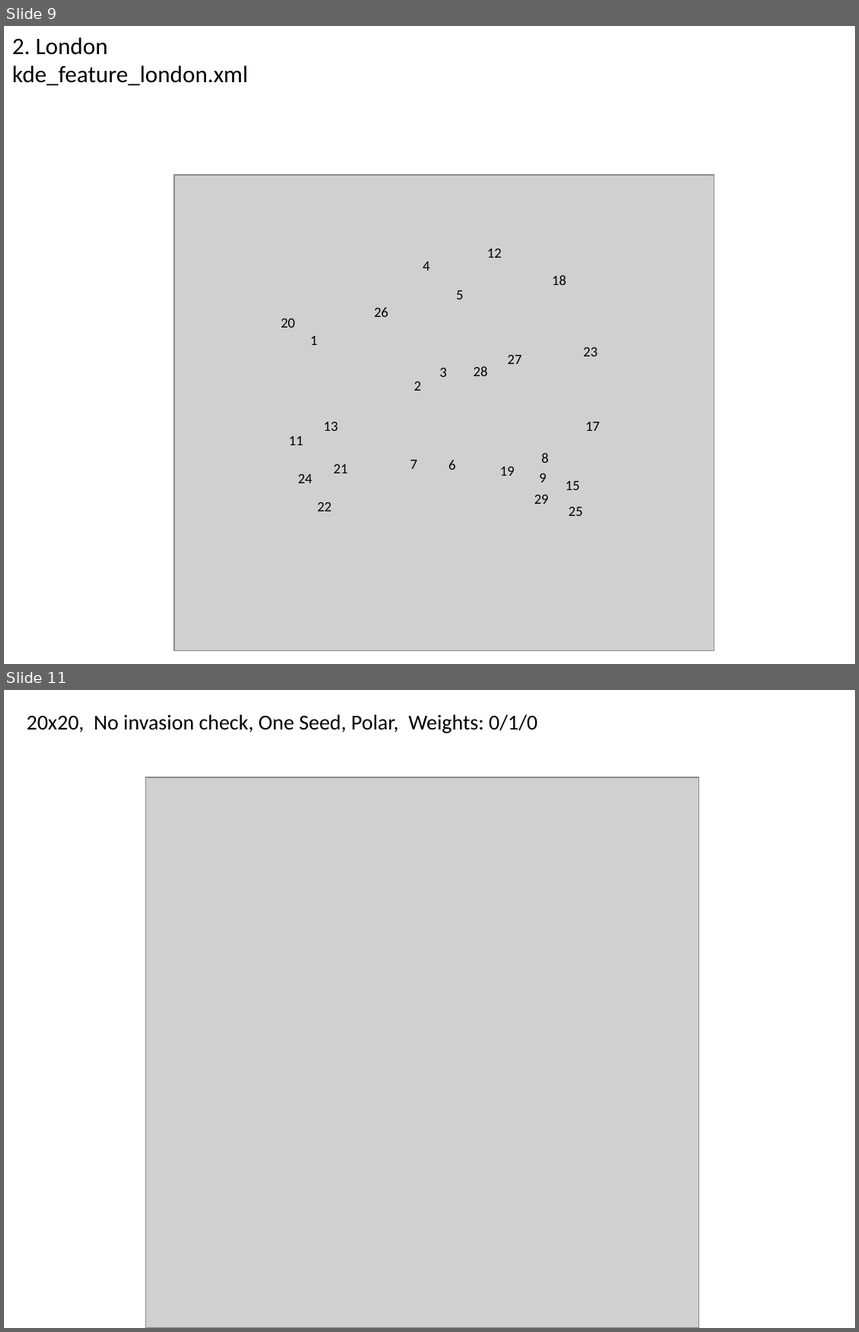
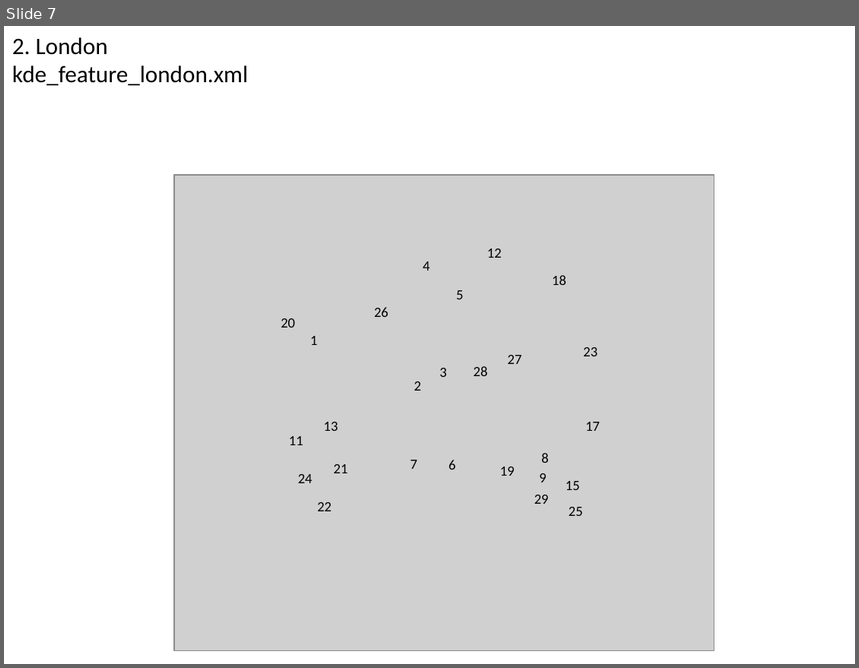
Before and after one commit to gnishida/RoadDesigner, a slide deck: doc/results_20140314/results_20140314.pptx. Shown one above the other, each under a label of ours: slides 9 and 11 before the commit, slide 7 after it; the slides between them are not shown. The pictures are 859x1332 and 859x668 pixels, drawn with LibreOffice and Linux fonts; fonts in the diff are those of the drawing; grey boxes stand for pictures. Boxes give left, top, right and bottom in pixels: in the first picture for what was removed or moved away, otherwise in the second. Text is boxed around its words. In the diff, an @@ line names an element or a change of style, - is before the commit and + after.

```diff
--- a/doc/results_20140314/results_20140314.pptx
+++ b/doc/results_20140314/results_20140314.pptx
@@ slide 11 removed at box(4, 690, 855, 1328), background #FFFFFF @@
@@ text removed at box(27, 714, 538, 733) @@
-20x20, No invasion check, One Seed, Polar, Weights: 0/1/0
@@ picture removed at box(146, 777, 699, 1328) @@
@@ what was slide 9 is now slide 7 @@
```
Also in this commit, not shown: 3 slides changed, 1 slide added, 3 other slides removed, 6 other files.
